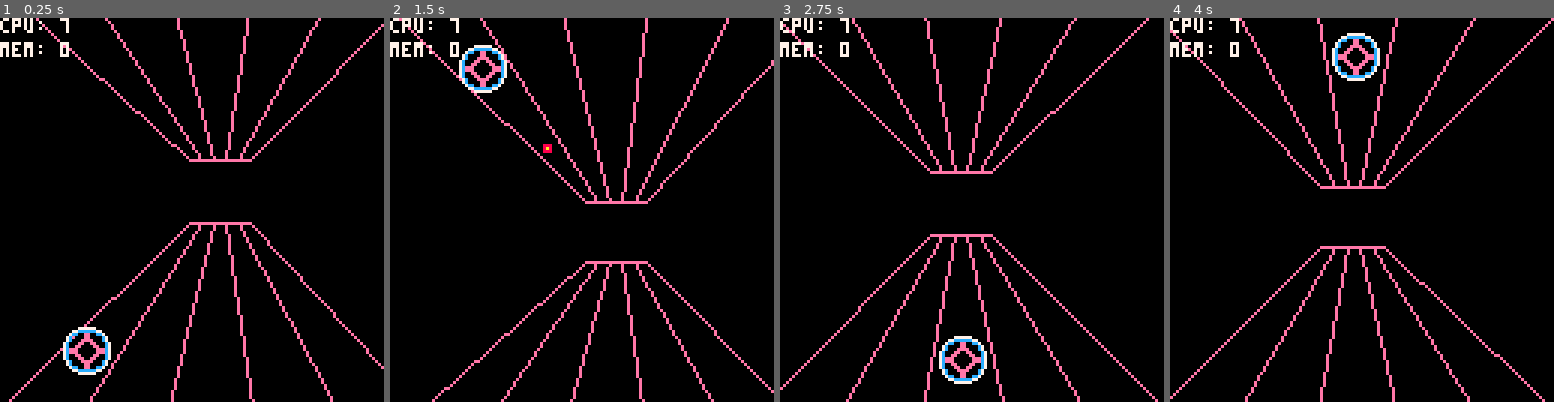
Above: before the commit, frames 1-4 (left to right).
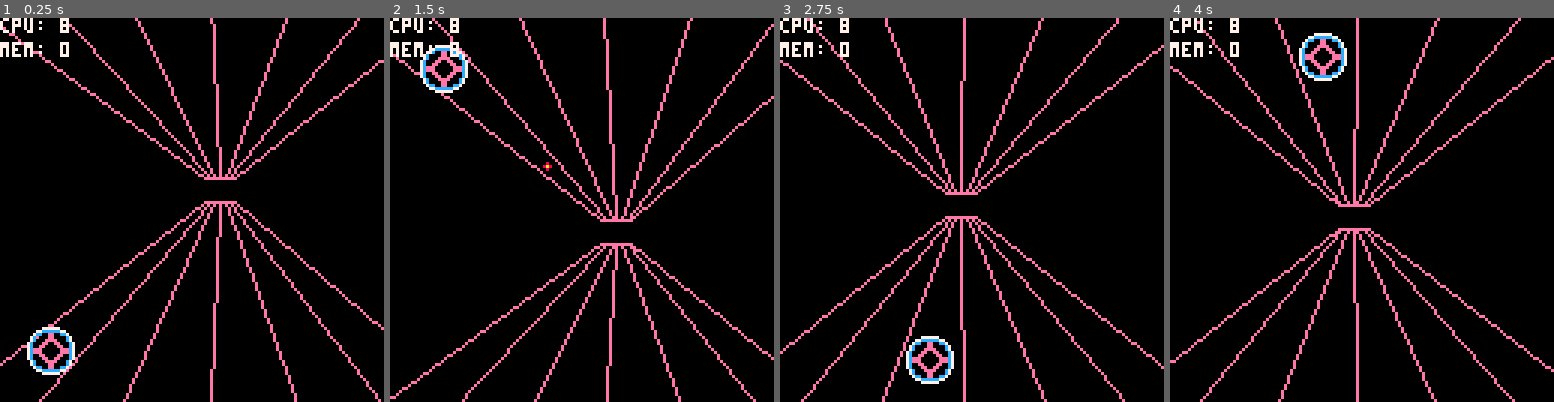
Above: after the commit, the same moments.

Repository: tesselode/web-pilot
Game: PICO-8 cartridge t1k.p8
Same seed, same stepped clock (60 frames per second), same inputs: the game is played once before the commit and once after it.
Inputs:
- Up to frame 1 (0.25 s): no input
- Up to frame 2 (1.5 s): tap X (X key) at 0.33, 1.07 s; tap O (Z key) at 0.7 s
- Up to frame 3 (2.75 s): hold Right 1.6-2.1 s; tap O (Z key) at 1.7, 2.1, 2.5 s; tap X (X key) at 1.85 s; hold Right from 2.47 s (still down)
- Up to frame 4 (4 s): tap O (Z key) at 2.9, 3.3, 3.7 s; tap X (X key) at 2.97 s; release Right at 3.03 s; hold Left 3.08-3.58 s

The runs differ from the first frame. In frame 1, 10% of the frame differs, in the area x 0-100%, y 0-100%; in frame 2, 10%; in frame 3, 10%; in frame 4, 10%.

Commit message:
various code and visual improvements

Diff:
--- a/t1k.p8
+++ b/t1k.p8
@@ -3,12 +3,24 @@
 __lua__
 -- resources
 
+local constant = {
+	web = {
+		width = 160,
+		spaces = 6,
+	}
+}
+
 local sprite = {
 	player_bullet = 3,
 }
 
 -->8
 -- utility
+
+local function web2screen(x)
+	local left = 64 - constant.web.width/2
+	return left + (constant.web.width / constant.web.spaces) * (x - .5)
+end
 
 local screen_shake = {
 	table = {
@@ -49,9 +61,10 @@
 -->8
 -- pseudo 3d drawing
 
-local p3d = {hx = 64, hy = 64}
+local p3d = {hx = 64, hy = 64, min_z = .25, max_z = .9}
 
 function p3d:to2d(x, y, z)
+	z = self.min_z + (self.max_z - self.min_z) * z
 	x += (self.hx - 64) * .67
 	y += (self.hy - 64) * .67
 	return self.hx + (x - self.hx) * z * z,
@@ -78,10 +91,10 @@
 
 function p3d:sprite(sx, sy, sw, sh, cx, cy, z)
 	local cx, cy = self:to2d(cx, cy, z)
-	local dx = cx - sw/2 * (z / .9)
-	local dy = cy - sh/2 * (z / .9)
-	local dw = sw * (z / .9)
-	local dh = sh * (z / .9)
+	local dx = cx - sw/2 * z
+	local dy = cy - sh/2 * z
+	local dw = sw * z
+	local dh = sh * z
 	sspr(sx, sy, sw, sh, dx, dy, dw, dh)
 end
 
@@ -97,16 +110,16 @@
 	self.entities = entities
 	self.x = 1
 	self.y = 0
-	self.z = .9
+	self.z = 1
 	self.vy = 0
-	self.display_x = 128/10 + 128/5 * (self.x - 1)
+	self.display_x = web2screen(self.x)
 	self.smooth_display_x = self.display_x
 end
 
 function class.player:update()
 	if self.y == 0 or self.y == 128 then
 		if btnp(0) and self.x > 1 then self.x -= 1 end
-		if btnp(1) and self.x < 5 then self.x += 1 end
+		if btnp(1) and self.x < constant.web.spaces then self.x += 1 end
 		if btnp(4) then
 			if self.y == 0 then self.vy = 10 end
 			if self.y == 128 then self.vy = -10 end
@@ -128,14 +141,14 @@
 		screen_shake:start(7)
 	end
 
-	self.display_x = 128/10 + 128/5 * (self.x - 1)
+	self.display_x = web2screen(self.x)
 	self.smooth_display_x += (self.display_x - self.smooth_display_x) * .5
 	p3d.hx += (64 + (2.5 - self.x) * 8 - p3d.hx) * .1
 	p3d.hy += (64 + (self.y - 64) * 1/8 - p3d.hy) * .1
 end
 
-function class.player:draw()
-	p3d:sprite(8, 0, 16, 16, self.display_x, 128 - self.y, self.z)
+function class.player:draw_front()
+	p3d:sprite(8, 0, 16, 16, self.smooth_display_x, 128 - self.y, self.z)
 end
 
 setmetatable(class.player, {
@@ -147,7 +160,7 @@
 })
 
 class.player_bullet = {
-	speed = .01,
+	speed = .02,
 }
 class.player_bullet.__index = class.player_bullet
 
@@ -155,12 +168,12 @@
 	self.x = x
 	self.y = y
 	self.z = z
-	self.display_x = 128/10 + 128/5 * (self.x - 1)
+	self.display_x = web2screen(self.x)
 end
 
 function class.player_bullet:update()
 	self.z -= self.speed
-	if self.z < .4 then
+	if self.z < 0 then
 		self.dead = true
 	end
 end
@@ -195,12 +208,12 @@
 end
 
 local function draw_web()
-	for x = 0, 128, 128/5 do
-		p3d:line(x, 0, .4, x, 0, 2, 14)
-		p3d:line(x, 128, .4, x, 128, 2, 14)
-	end
-	p3d:line(0, 0, .4, 128, 0, .4, 14)
-	p3d:line(0, 128, .4, 128, 128, .4, 14)
+	for x = 64 - constant.web.width/2, 64 + constant.web.width/2, constant.web.width / constant.web.spaces do
+		p3d:line(x, 0, 0, x, 0, 2, 14)
+		p3d:line(x, 128, 0, x, 128, 2, 14)
+	end
+	p3d:line(64 - constant.web.width/2, 0, 0, 64 + constant.web.width/2, 0, 0, 14)
+	p3d:line(64 - constant.web.width/2, 128, 0, 64 + constant.web.width/2, 128, 0, 14)
 end
 
 function _draw()
@@ -209,6 +222,9 @@
 	draw_web()
 	for entity in all(entities) do
 		if entity.draw then entity:draw() end
+	end
+	for entity in all(entities) do
+		if entity.draw_front then entity:draw_front() end
 	end
 	camera()
 	print('cpu: ' .. flr(stat(1) * 200), 0, 0, 7)
